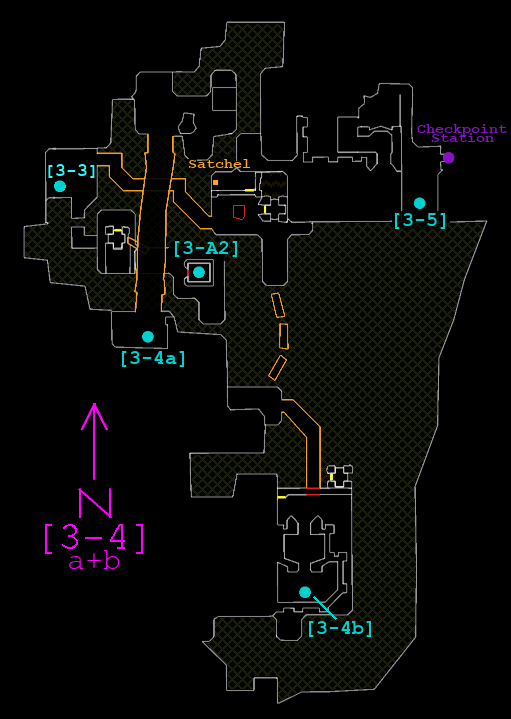
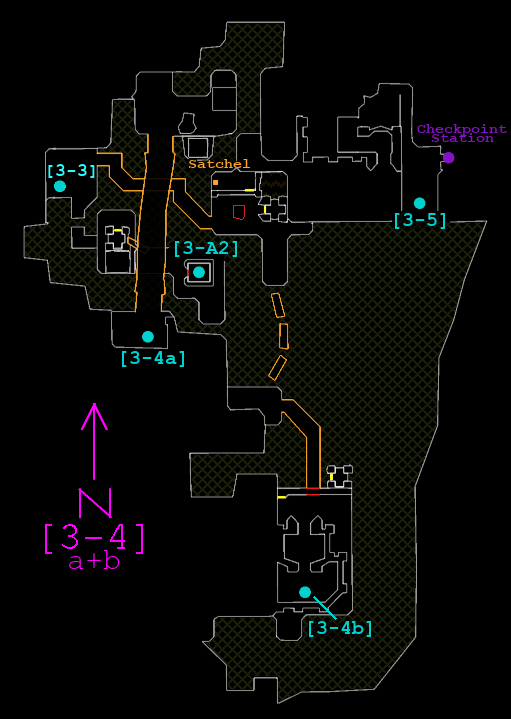
Layered file, before and after one edit (511x719). Changes by layer:
renamed "Pasted Layer" to "Map", painted on it over box(105, 134, 216, 274)